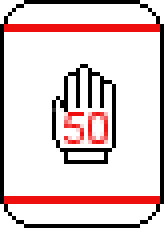
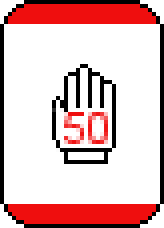
Comparing the layer stacks of the two 164px x 228px images. Changes:
painted on "Color bands" over (x1=4, y1=4, x2=160, y2=224)
